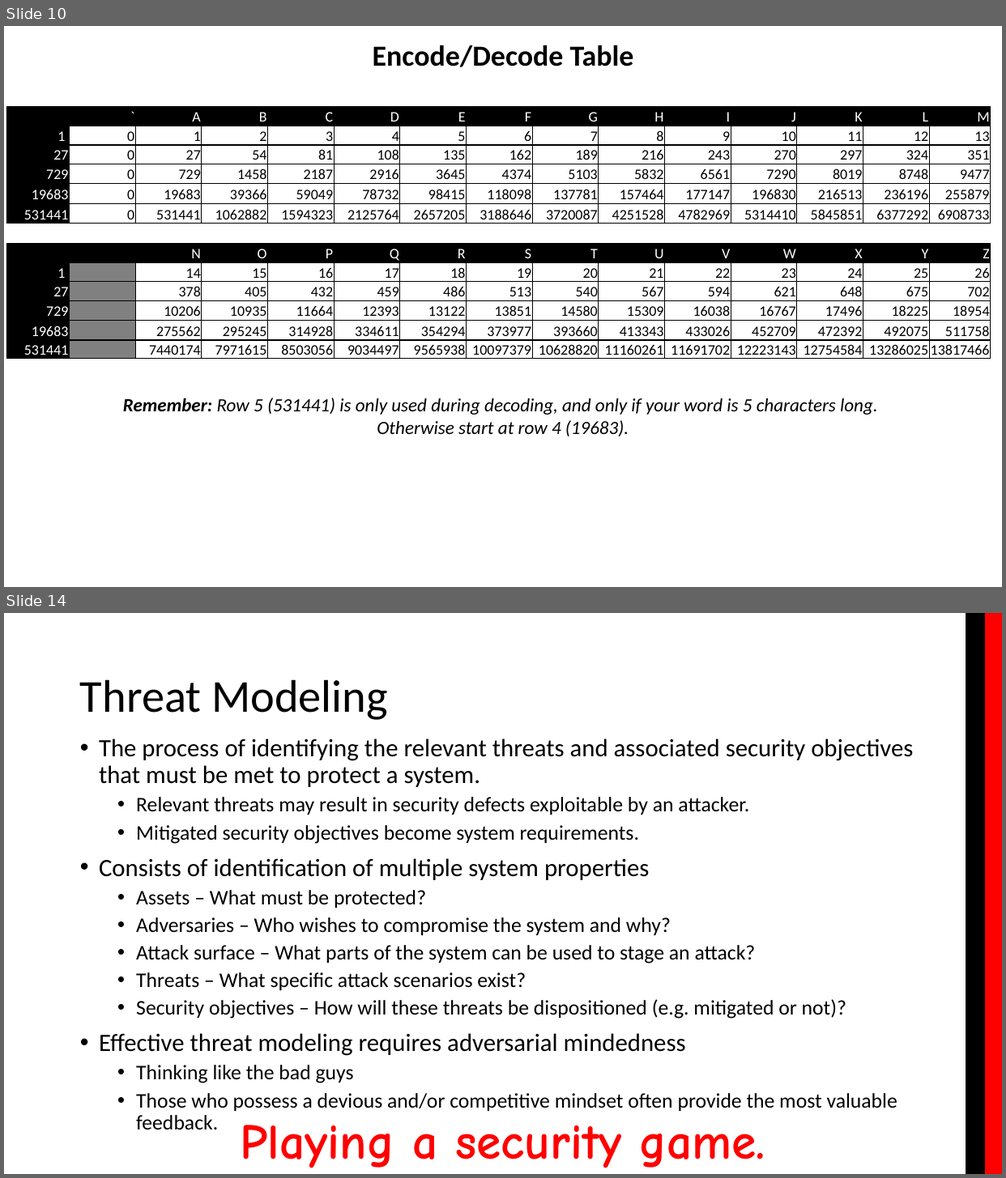
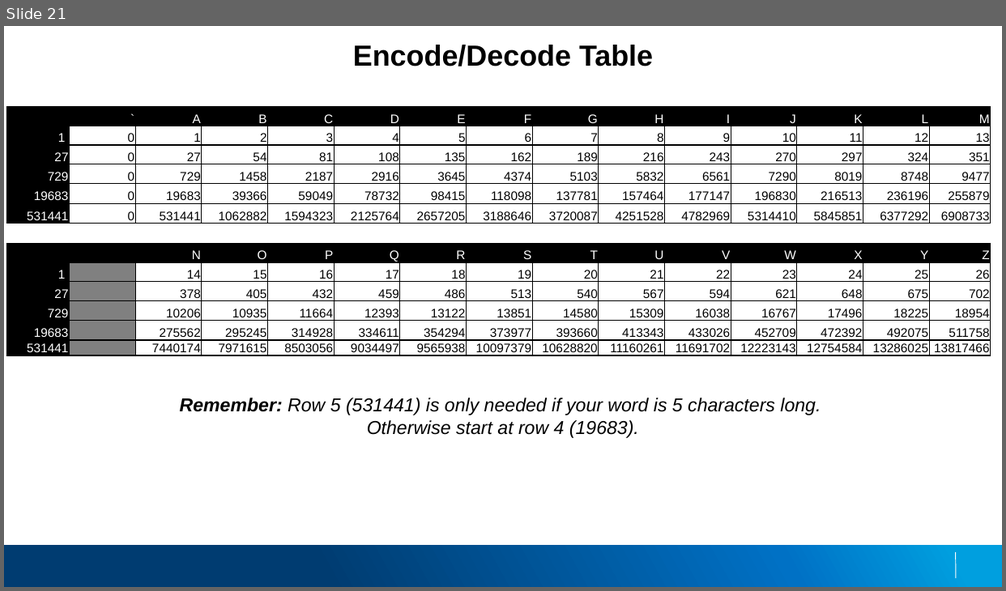
Before and after one commit to applesauce49/lincoln_high, a slide deck: presos/LincolnHighVisit-2019.pptx. Shown one above the other, each under a label of ours: slides 10 and 14 before the commit, slide 21 after it; the slides between them are not shown. The pictures are 1006x1178 and 1006x591 pixels, drawn with LibreOffice and Linux fonts; fonts in the diff are those of the drawing; background and template pictures are left out. Boxes give left, top, right and bottom in pixels: in the first picture for what was removed or moved away, otherwise in the second. Text is boxed around its words. In the diff, an @@ line names an element or a change of style, - is before the commit and + after.

Commit message:
Updated slides with new theme, and refined content.

```diff
--- a/presos/LincolnHighVisit-2019.pptx
+++ b/presos/LincolnHighVisit-2019.pptx
@@ slide 14 removed at (4, 613, 1002, 1174), background #FFFFFF @@
@@ rectangle removed at (966, 613, 986, 1174) @@
@@ rectangle removed at (985, 613, 1002, 1174) @@
@@ title removed at (80, 679, 388, 720) @@
-Threat Modeling
@@ text removed at (99, 739, 913, 1130) @@
-• The process of identifying the relevant threats and associated security objectives that must be met to protect a system.
-  • Relevant threats may result in security defects exploitable by an attacker.
-  • Mitigated security objectives become system requirements.
-• Consists of identification of multiple system properties
-  • Assets – What must be protected?
-  • Adversaries – Who wishes to compromise the system and why?
-  • Attack surface – What parts of the system can be used to stage an attack?
-  • Threats – What specific attack scenarios exist?
-  • Security objectives – How will these threats be dispositioned (e.g. mitigated or not)?
-• Effective threat modeling requires adversarial mindedness
-  • Thinking like the bad guys
-  • Those who possess a devious and/or competitive mindset often provide the most valuable feedback.
@@ text removed at (241, 1125, 765, 1169) @@
-Playing a security game.
@@ what was slide 10 is now slide 21 @@
@@ slide 21 changed as well @@
@@ text "Encode/Decode Table" at (353, 45, 653, 66): font Calibri to Arial @@
@@ table at (7, 107, 987, 359) @@
@@ size 14 to 12 pt, font Calibri to Arial @@
@@ text at (180, 398, 820, 416): text changed; font Calibri to Arial @@
-Remember: Row 5 (531441) is only used during decoding, and only if your word is 5 characters long.
+Remember: Row 5 (531441) is only needed if your word is 5 characters long.
@@ text at (367, 420, 639, 438): font Calibri to Arial in "Otherwise start at row 4 (19683)." @@
@@ rectangle added at (4, 545, 1002, 587), fill gradient #003C71 to #0071C5 to #009FDF @@
@@ line added from (956, 552) to (957, 578), #FFFFFF 0.75 pt @@
```
Also in this commit, not shown: 7 other slides changed, 14 slides added, 7 other slides removed.
